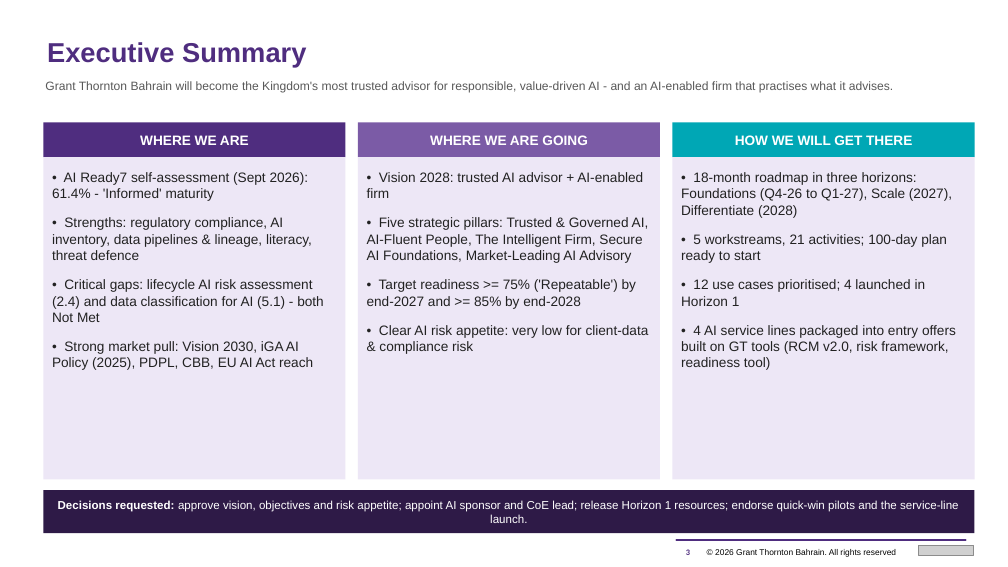
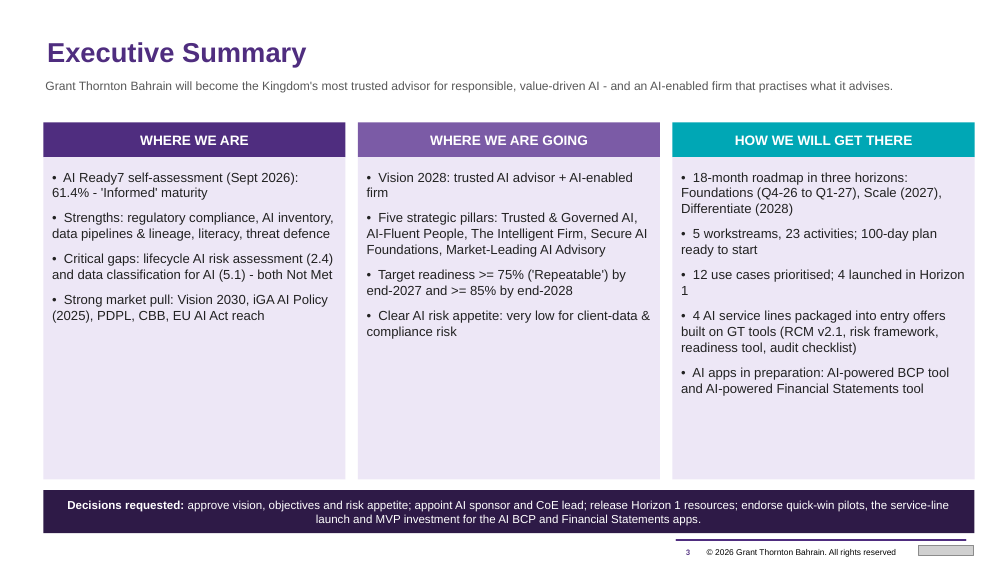
Before and after one commit to mahekdevangtrivedi-wq/GT-AI-Service-Line, a slide deck: slide 3 of 02_AI_Strategy_and_Roadmap/GT_Bahrain_AI_Strategy_and_Roadmap_2026-2028.pptx. Drawn at 1008x567 pixels with LibreOffice and Linux fonts; fonts in the diff are those of the drawing; grey boxes stand for pictures. Boxes give left, top, right and bottom in pixels: in the first picture for what was removed or moved away, otherwise in the second. Text is boxed around its words. In the diff, an @@ line names an element or a change of style, - is before the commit and + after.

```diff
--- a/02_AI_Strategy_and_Roadmap/GT_Bahrain_AI_Strategy_and_Roadmap_2026-2028.pptx
+++ b/02_AI_Strategy_and_Roadmap/GT_Bahrain_AI_Strategy_and_Roadmap_2026-2028.pptx
@@ text "• AI Ready7 self-assessment (Sept ..." at box(52, 172, 334, 323): size 13 to 12.5 pt; less space between paragraphs @@
@@ text "• Vision 2028: trusted AI ..." at box(367, 172, 647, 339): size 13 to 12.5 pt; less space between paragraphs @@
@@ text at box(681, 172, 965, 295): size 13 to 12.5 pt in "• 18-month roadmap in three horizons: Foundations ...", "• 12 use cases prioritised; 4 launched ..."; less space between paragraphs @@
@@ text at box(681, 228, 937, 257): text changed; size 13 to 12.5 pt @@
-• 5 workstreams, 21 activities; 100-day plan ready to start
+• 5 workstreams, 23 activities; 100-day plan ready to start
@@ text at box(681, 310, 949, 396): text changed; size 13 to 12.5 pt @@
-• 4 AI service lines packaged into entry offers built on GT tools (RCM v2.0, risk framework, readiness tool)
+• 4 AI service lines packaged into entry offers built on GT tools (RCM v2.1, risk framework, readiness tool, audit checklist)
+• AI apps in preparation: AI-powered BCP tool and AI-powered Financial Statements tool
@@ text in rectangle at box(67, 500, 950, 526): text changed @@
-Decisions requested: approve vision, objectives and risk appetite; appoint AI sponsor and CoE lead; release Horizon 1 resources; endorse quick-win pilots and the service-line launch.
+Decisions requested: approve vision, objectives and risk appetite; appoint AI sponsor and CoE lead; release Horizon 1 resources; endorse quick-win pilots, the service-line launch and MVP investment for the AI BCP and Financial Statements apps.
```
Also in this commit, not shown: 13 other slides changed, 2 slides added, 25 other files.
